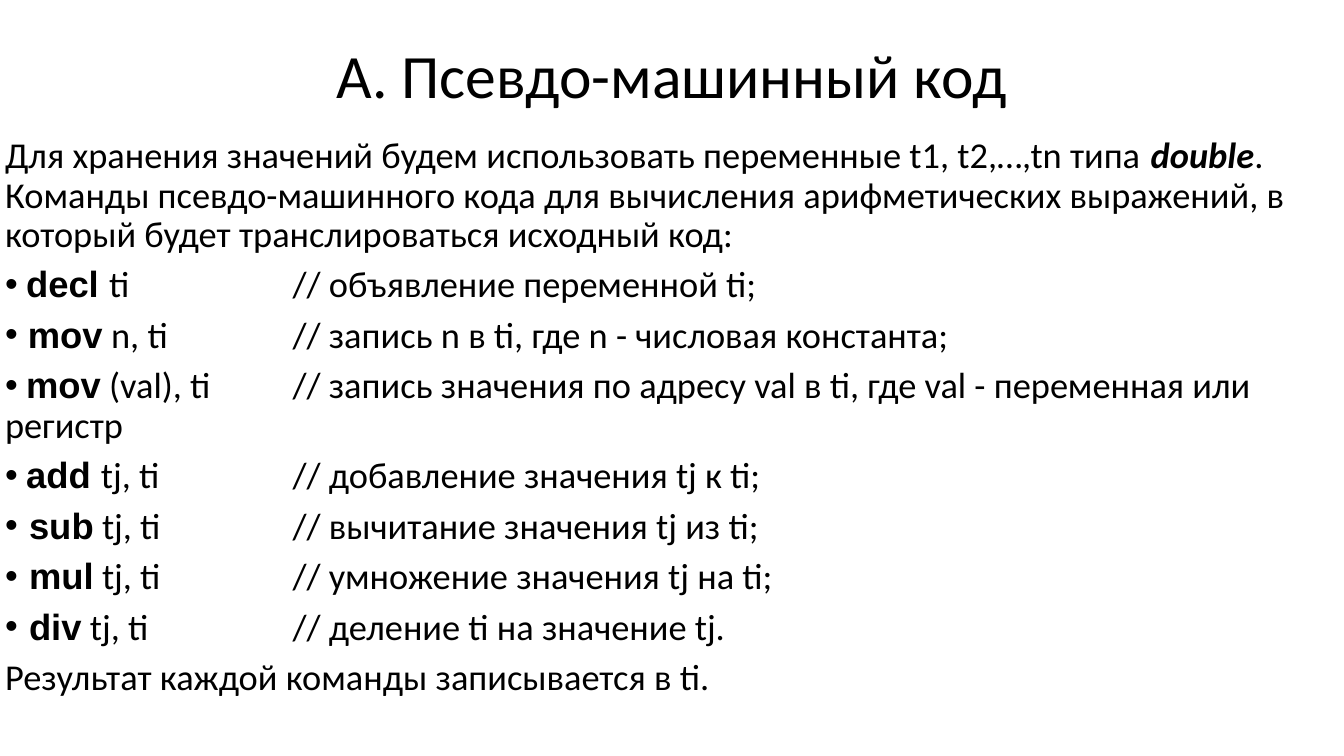
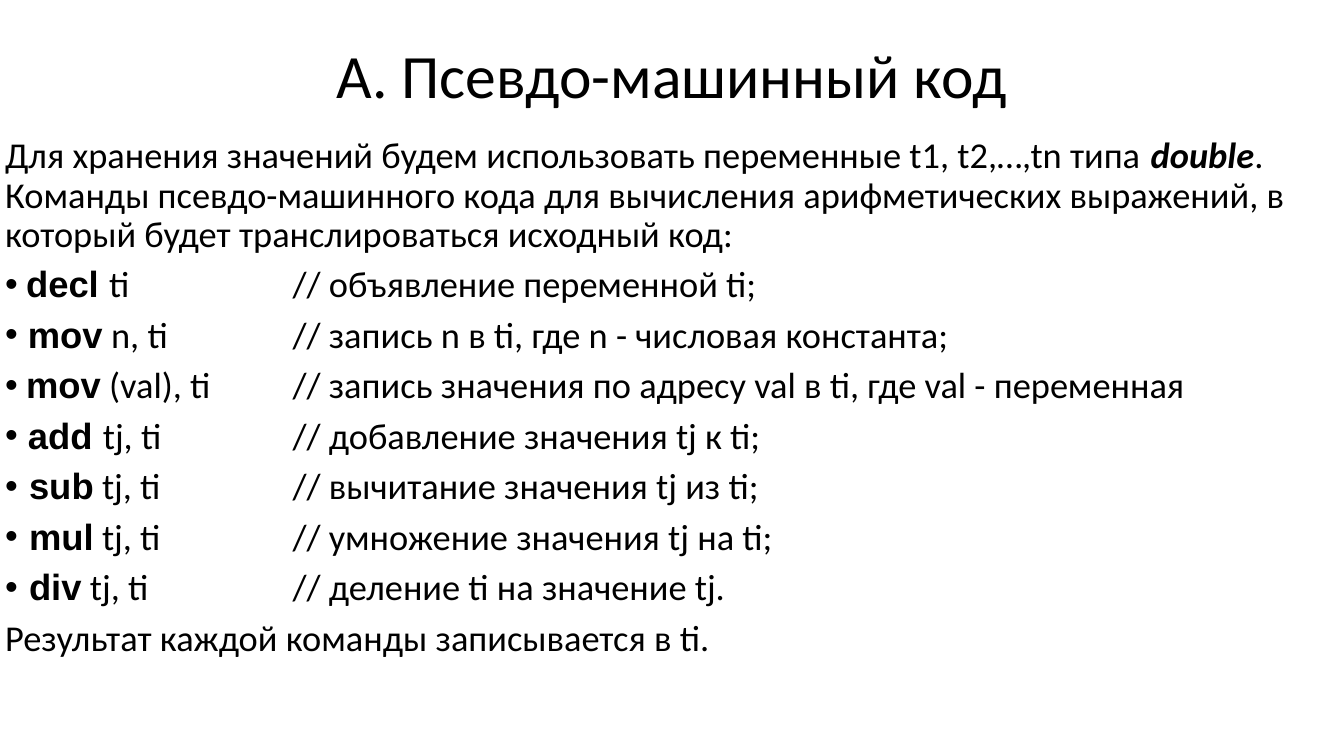
Before and after one commit to goddamnteam/korzun, a slide deck: slide 3 of task3.pptx. Drawn at 1344x756 pixels with LibreOffice and Linux fonts; fonts in the diff are those of the drawing. Boxes give left, top, right and bottom in pixels: in the first picture for what was removed or moved away, otherwise in the second. Text is boxed around its words. In the diff, an @@ line names an element or a change of style, - is before the commit and + after.

```diff
--- a/task3.pptx
+++ b/task3.pptx
@@ text at (26, 371, 1184, 404): text changed @@
-• mov (val), ti // запись значения по адресу val в ti, где val - переменная или регистр
+• mov (val), ti // запись значения по адресу val в ti, где val - переменная
```
Also in this commit, not shown: 16 other slides changed, 1 slide removed.
